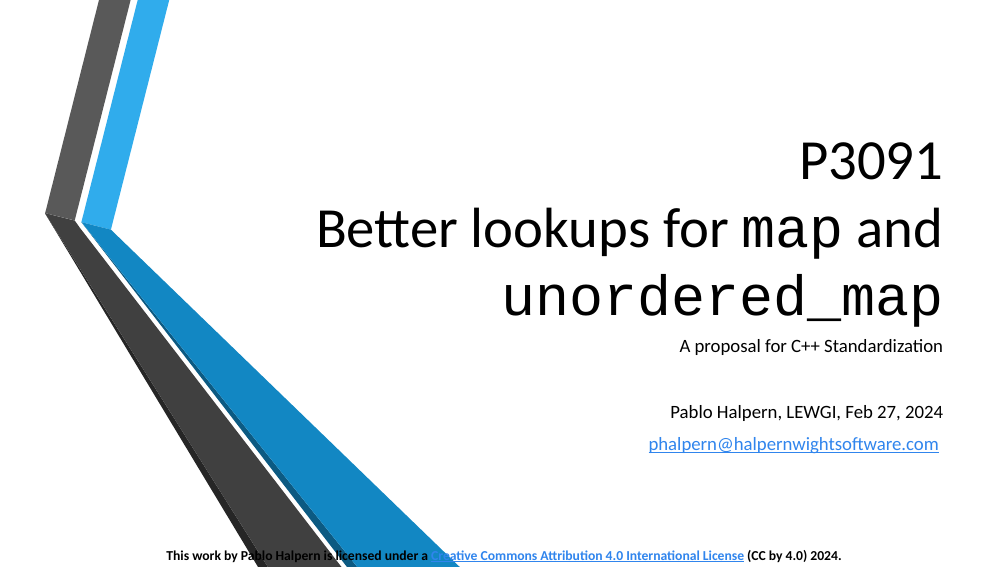
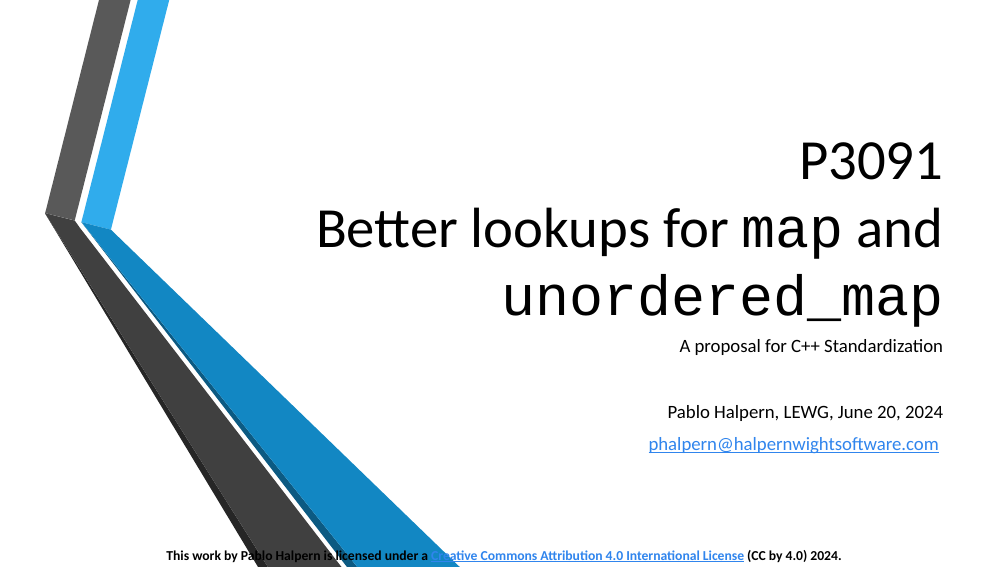
Before and after one commit to phalpern/WG21-halpern, a slide deck: slide 1 of P3091-map_lookup/P3091 Better lookups for map and unordered_map.pptx. Drawn at 1008x567 pixels with LibreOffice and Linux fonts; fonts in the diff are those of the drawing; background and template pictures are left out. Boxes give left, top, right and bottom in pixels: in the first picture for what was removed or moved away, otherwise in the second. Text is boxed around its words. In the diff, an @@ line names an element or a change of style, - is before the commit and + after.

```diff
--- a/P3091-map_lookup/P3091 Better lookups for map and unordered_map.pptx
+++ b/P3091-map_lookup/P3091 Better lookups for map and unordered_map.pptx
@@ subtitle at [668, 405, 943, 421]: text changed @@
-Pablo Halpern, LEWGI, Feb 27, 2024
+Pablo Halpern, LEWG, June 20, 2024
```
Also in this commit, not shown: 10 other slides changed, 8 slides removed, 9 other files.
